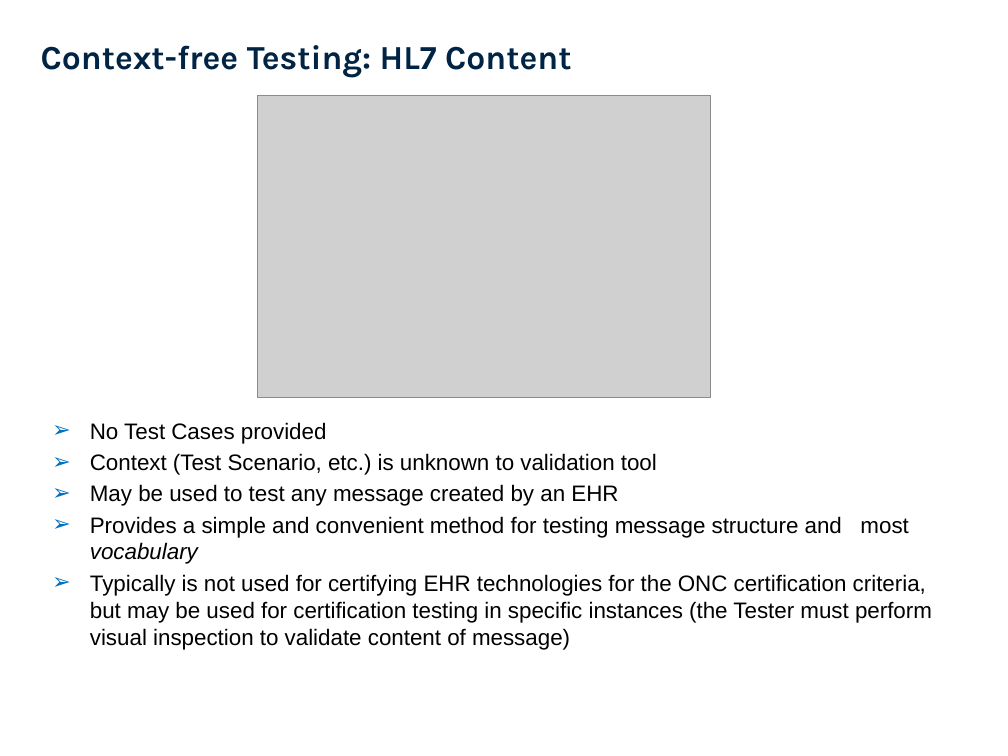
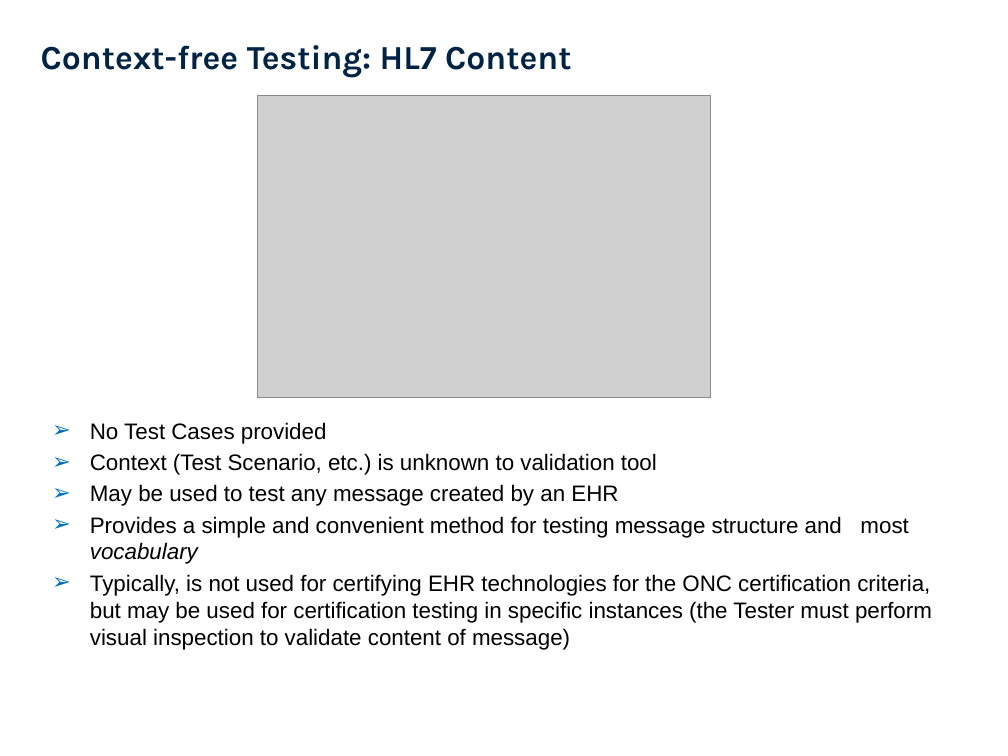
Before and after one commit to usnistgov/hit-iz-tool, a slide deck: slide 8 of hit-iz-resource/src/main/resources/Documentation/UserDocs/app/NIST-HL7v2-Understanding-Validation.pptx (slide 7 before the commit). Drawn at 1008x756 pixels with LibreOffice and Linux fonts; fonts in the diff are those of the drawing; grey boxes stand for pictures; background and template pictures are left out. Boxes give left, top, right and bottom in pixels: in the first picture for what was removed or moved away, otherwise in the second. Text is boxed around its words. In the diff, an @@ line names an element or a change of style, - is before the commit and + after.

```diff
--- a/hit-iz-resource/src/main/resources/Documentation/UserDocs/app/NIST-HL7v2-Understanding-Validation.pptx
+++ b/hit-iz-resource/src/main/resources/Documentation/UserDocs/app/NIST-HL7v2-Understanding-Validation.pptx
@@ text at box(90, 574, 932, 650): text changed @@
-➢ Typically is not used for certifying EHR technologies for the ONC certification criteria, but may be used for certification testing in specific instances (the Tester must perform visual inspection to validate content of message)
+➢ Typically, is not used for certifying EHR technologies for the ONC certification criteria, but may be used for certification testing in specific instances (the Tester must perform visual inspection to validate content of message)
```
Also in this commit, not shown: 9 other slides changed, 1 slide added, 9 other files.
